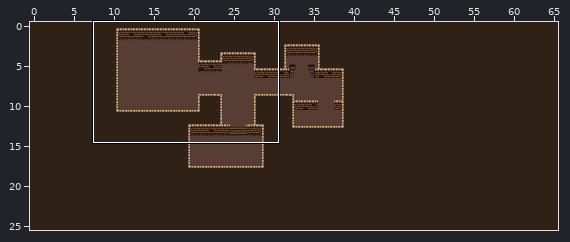
Level history. Tiled map: android/assets/levels/level_0_0.tmx. Above: a wide view before the commit, with the close-up outlined.
Close-up. First the earlier version:
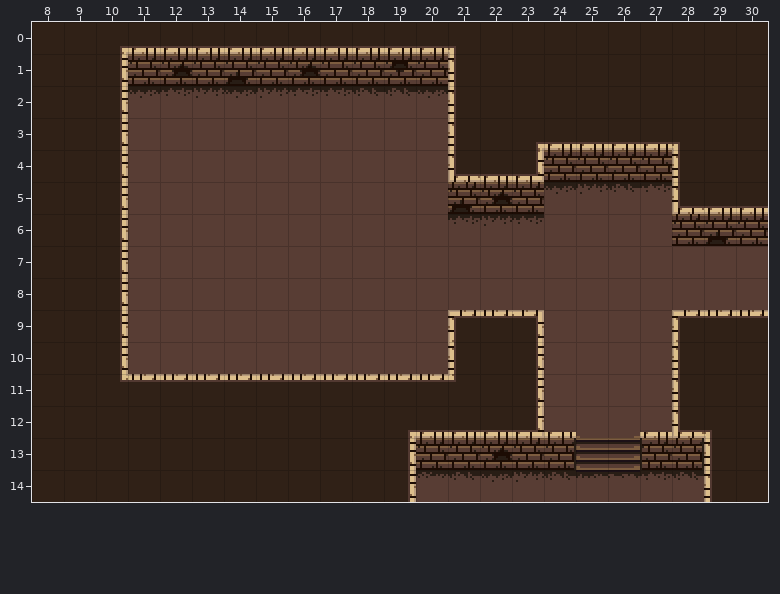
Cells are 16x16 px. Shown: x 8..30, y 0..14. The commit also changed other parts of the map, which this record leaves out.
The same view after the edit:
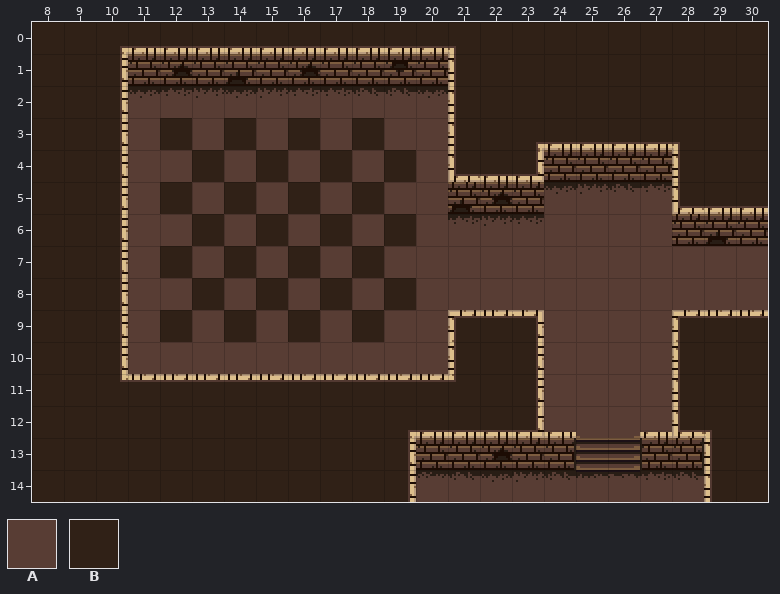
Key: from "PixelDungeon": A 42, B 60.
_ is an empty cell, . an unchanged one.
Difference:
--- layer "floor"
@@ x 12..19 @@
- 3 A.A.A.A.
- 4 .A.A.A.A
- 5 A.A.A.A.
- 6 .A.A.A.A
- 7 A.A.A.A.
- 8 .A.A.A.A
- 9 A.A.A.A.
+ 3 B.B.B.B.
+ 4 .B.B.B.B
+ 5 B.B.B.B.
+ 6 .B.B.B.B
+ 7 B.B.B.B.
+ 8 .B.B.B.B
+ 9 B.B.B.B.
Where, in picture pixels (left, top, right, bottom), the same in both close-ups:
changed: (160, 118, 416, 342)
